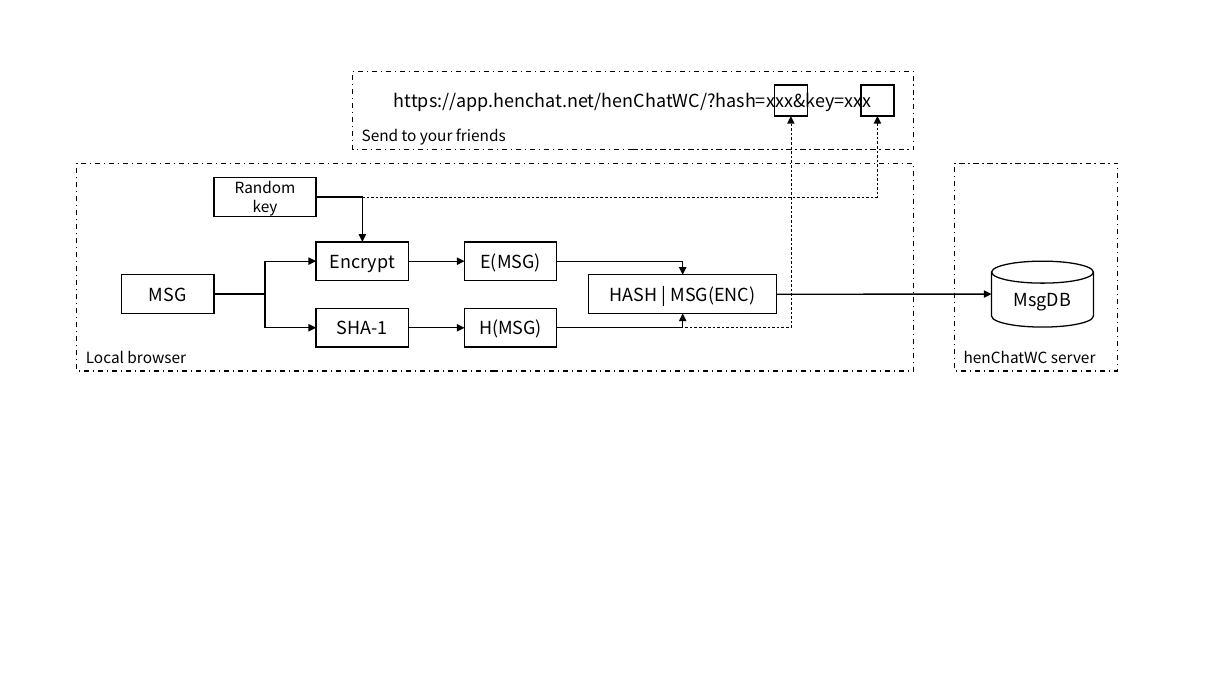
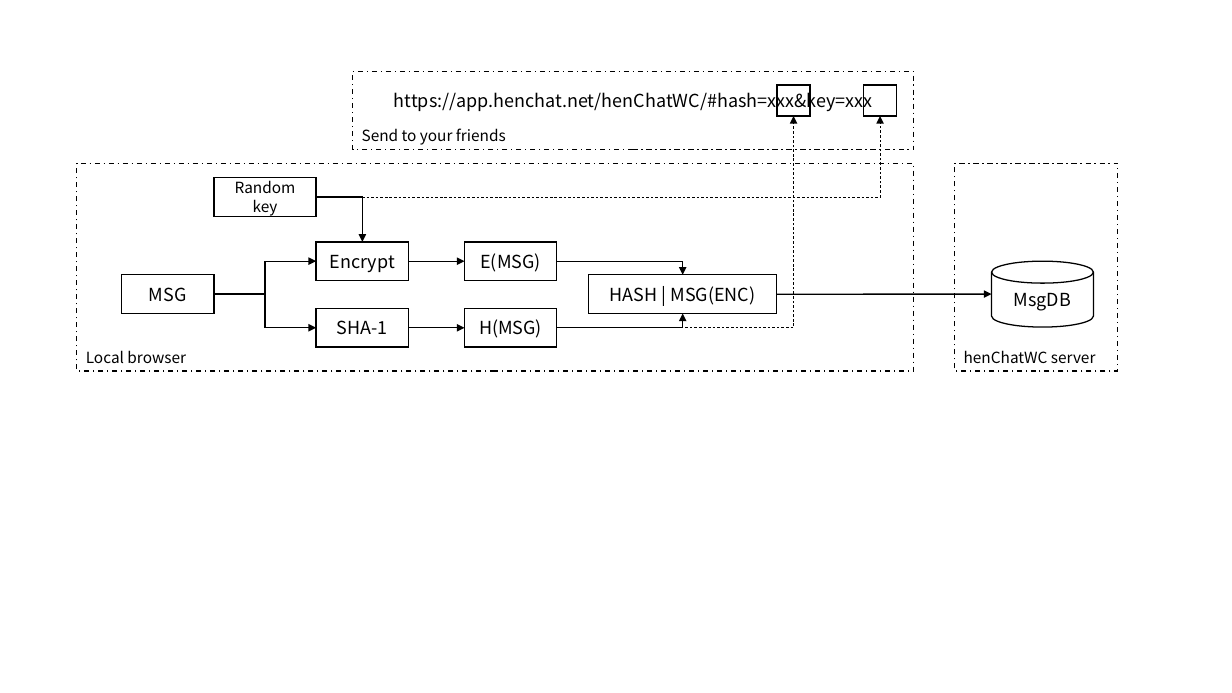
Before and after one commit to CH3COOOH/henChatWC, a slide deck: slide 1 of doc/mechanism.pptx. Drawn at 1232x693 pixels with LibreOffice and Linux fonts; fonts in the diff are those of the drawing. Boxes give left, top, right and bottom in pixels: in the first picture for what was removed or moved away, otherwise in the second. Text is boxed around its words. In the diff, an @@ line names an element or a change of style, - is before the commit and + after.

```diff
--- a/doc/mechanism.pptx
+++ b/doc/mechanism.pptx
@@ text at [394, 89, 873, 113]: text changed @@
-https://app.henchat.net/henChatWC/?hash=xxx&key=xxx
+https://app.henchat.net/henChatWC/#hash=xxx&key=xxx
@@ elbow arrow (316, 197) - (881, 116): route changed @@
@@ elbow arrow (557, 328) - (794, 116): route changed @@
```
Also in this commit, not shown: 1 other slide changed, 2 other files.
